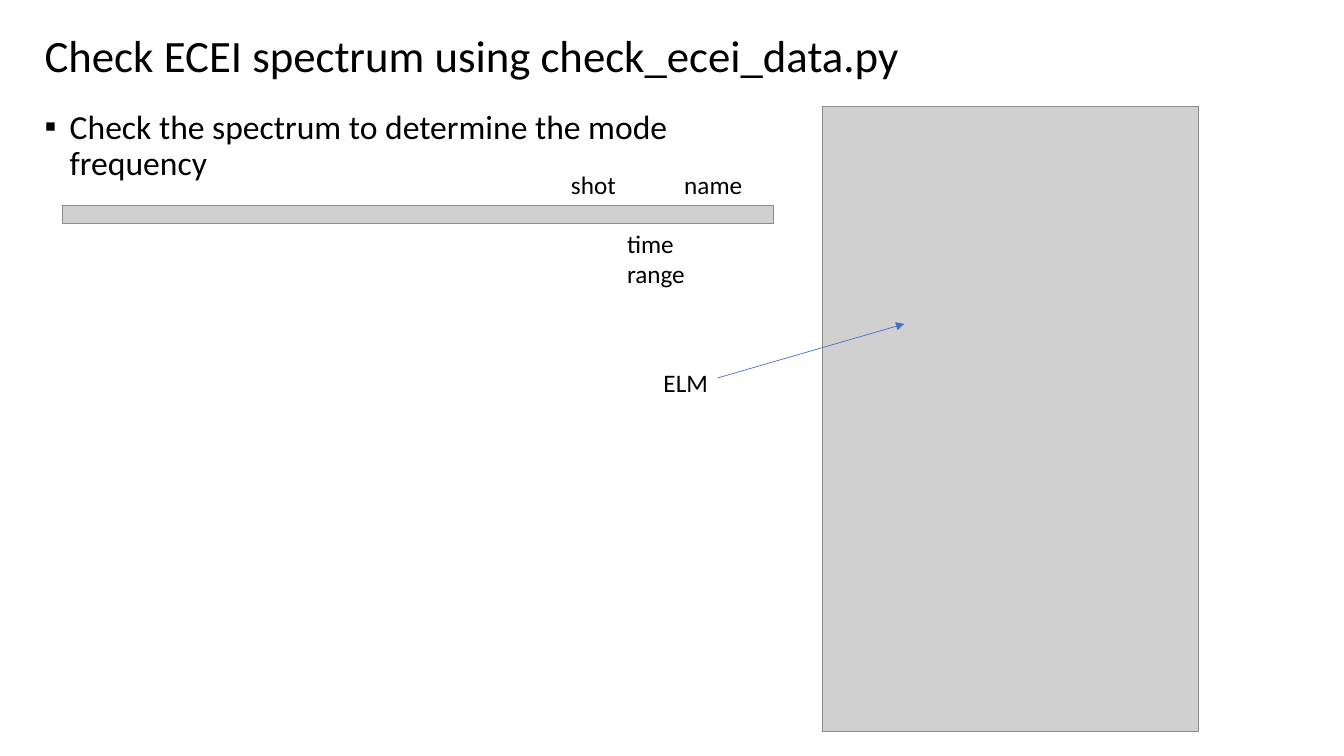
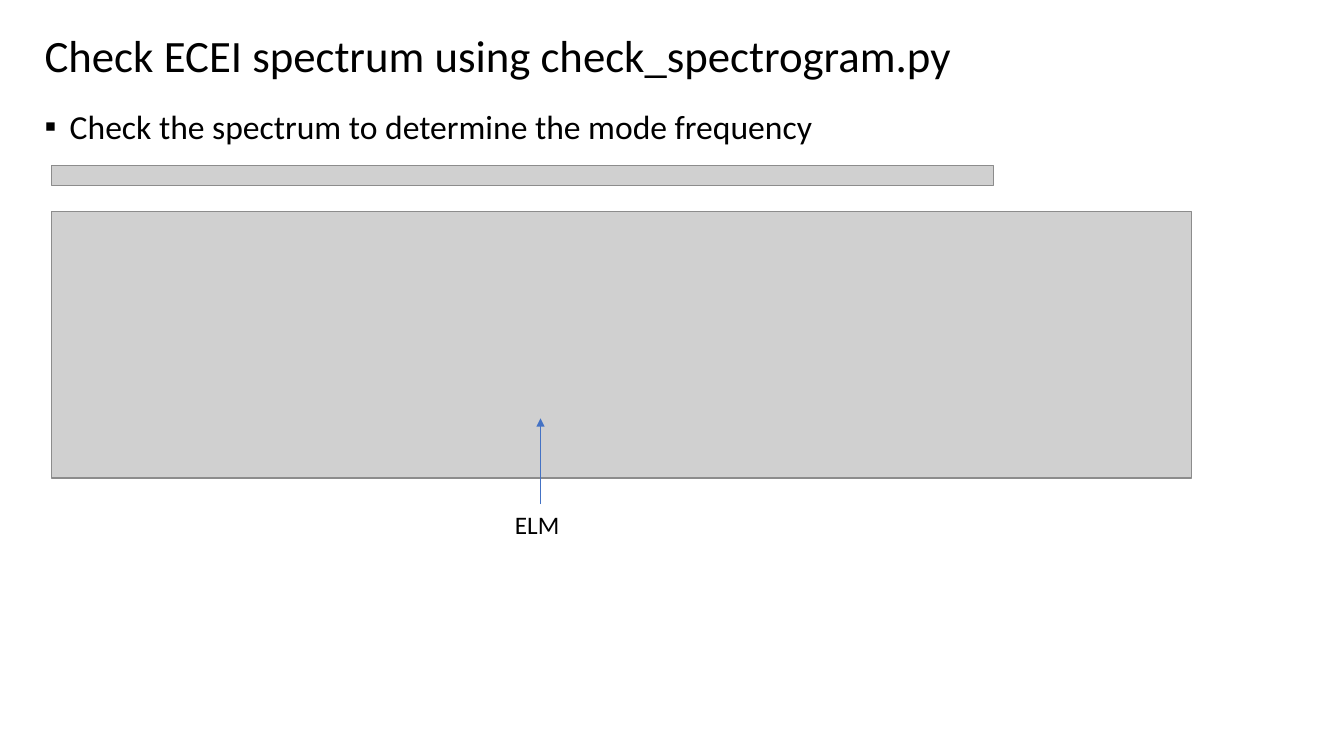
Before and after one commit to minjunJchoi/fluctana, a slide deck: slide 2 of docs/how_to_make_ecei_image_using_fluctana.pptx. Drawn at 1344x756 pixels with LibreOffice and Linux fonts; fonts in the diff are those of the drawing; grey boxes stand for pictures. Boxes give left, top, right and bottom in pixels: in the first picture for what was removed or moved away, otherwise in the second. Text is boxed around its words. In the diff, an @@ line names an element or a change of style, - is before the commit and + after.

```diff
--- a/docs/how_to_make_ecei_image_using_fluctana.pptx
+++ b/docs/how_to_make_ecei_image_using_fluctana.pptx
@@ title at (45,41,951,80): text changed @@
-Check ECEI spectrum using check_ecei_data.py
+Check ECEI spectrum using check_spectrogram.py
@@ text "Check the spectrum to determine ..." rewrapped from (70,115,667,181) to (70,115,812,145) @@
@@ picture removed at (823,107,1199,732) @@
@@ picture added at (51,165,994,185) @@
@@ text removed at (571,176,616,195) @@
-shot
@@ picture removed at (63,206,773,224) @@
@@ text removed at (684,181,742,194) @@
-name
@@ picture added at (51,212,1192,478) @@
@@ text removed at (627,235,685,288) @@
-time
-range
@@ arrow removed from (718, 378) to (904, 324) @@
@@ arrow added from (540, 504) to (540, 418), #4472C4 0.5 pt @@
@@ text "ELM": place and size @@
-text "ELM" at (663,375,707,392)
+text "ELM" at (515,517,559,534)
```
Also in this commit, not shown: 1 other slide changed, 2 other files.
